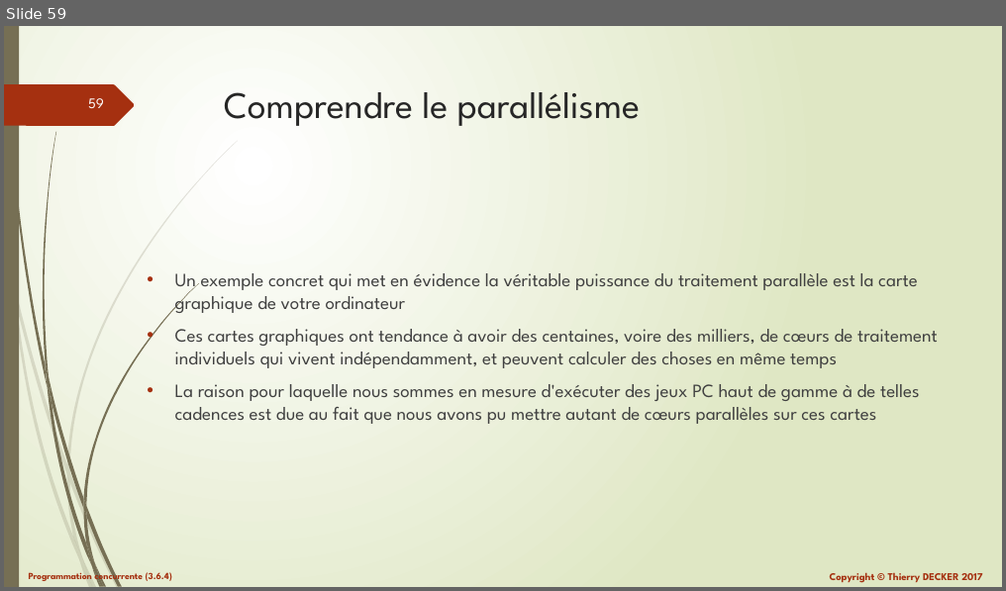
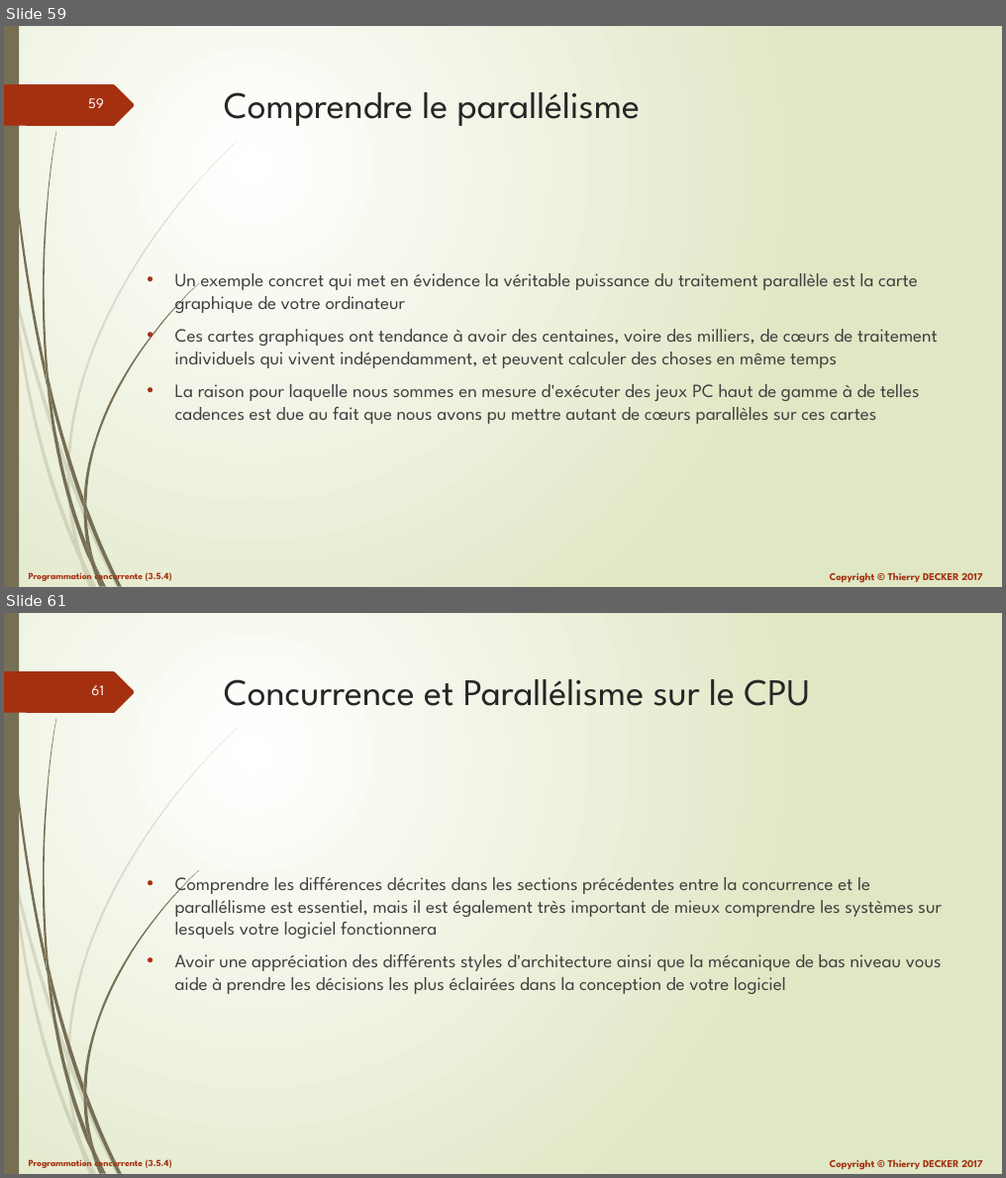
Before and after one commit to VikmanTheRacoon/learning-python, a slide deck: documentations/python-103.pptx. Shown one above the other, each under a label of ours: slide 59 before the commit, slides 59 and 61 after it; the slides between them are not shown. The pictures are 1006x591 and 1006x1178 pixels, drawn with LibreOffice and Linux fonts; fonts in the diff are those of the drawing. Boxes give left, top, right and bottom in pixels: in the first picture for what was removed or moved away, otherwise in the second. Text is boxed around its words. In the diff, an @@ line names an element or a change of style, - is before the commit and + after.

```diff
--- a/documentations/python-103.pptx
+++ b/documentations/python-103.pptx
@@ slide 61 added at (4,613,1002,1174), background gradient #FFFFFF to #DFE8C4; not listed: 27 template elements that a slide beside it also shows @@
@@ title added at (224,679,810,706), 36 pt, text #262626 @@
+Concurrence et Parallélisme sur le CPU
@@ text added at (175,871,942,994), 18 pt, text #404040 @@
+• Comprendre les différences décrites dans les sections précédentes entre la concurrence et le parallélisme est essentiel, mais il est également très important de mieux comprendre les systèmes sur lesquels votre logiciel fonctionnera
+• Avoir une appréciation des différents styles d'architecture ainsi que la mécanique de bas niveau vous aide à prendre les décisions les plus éclairées dans la conception de votre logiciel
```
Also in this commit, not shown: 60 other slides changed, 10 other slides added, 1 other file.
